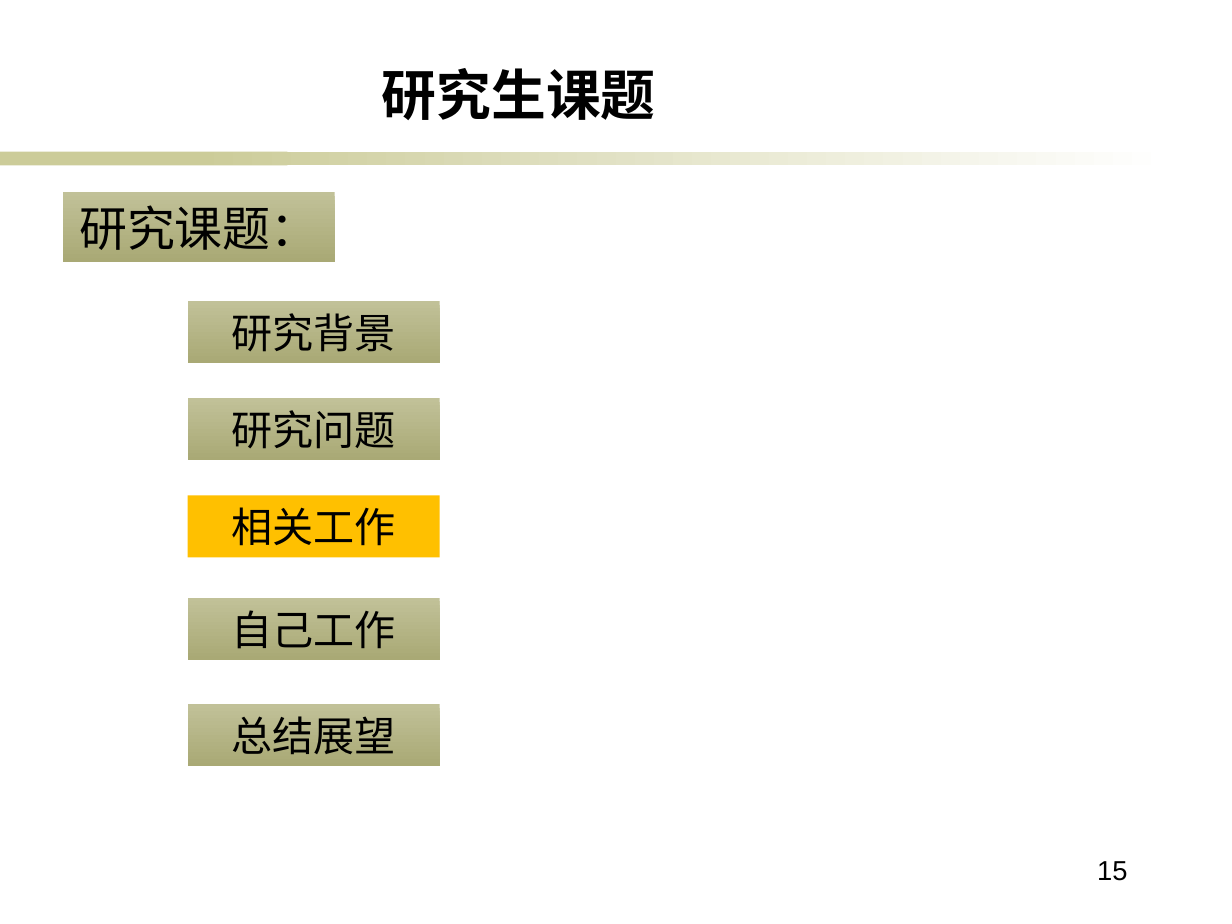
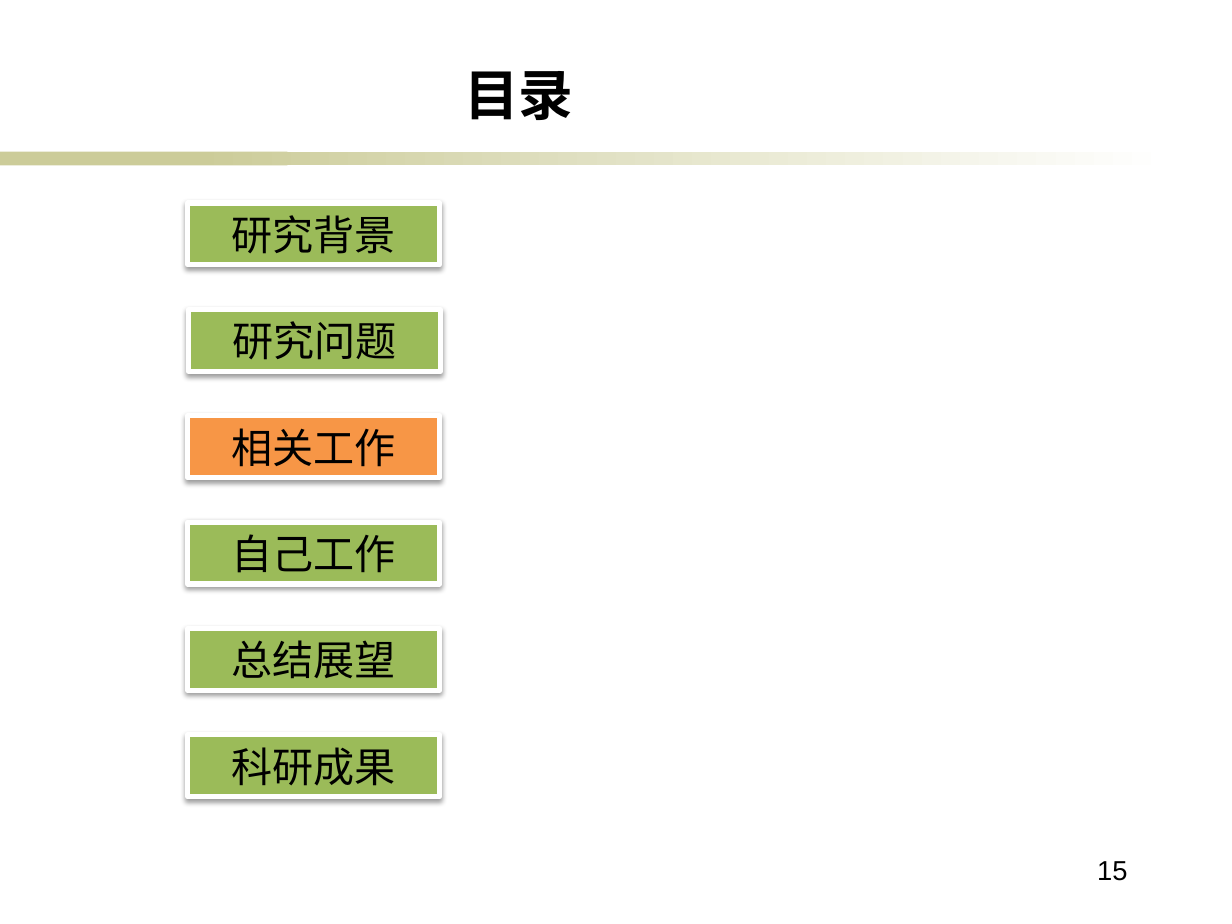
Before and after one commit to ericsonyc/paper, a slide deck: slide 15 of 毕业答辩.pptx. Drawn at 1232x924 pixels with LibreOffice and Linux fonts; fonts in the diff are those of the drawing; background and template pictures are left out. Boxes give left, top, right and bottom in pixels: in the first picture for what was removed or moved away, otherwise in the second. Text is boxed around its words. In the diff, an @@ line names an element or a change of style, - is before the commit and + after.

```diff
--- a/毕业答辩.pptx
+++ b/毕业答辩.pptx
@@ text at [464, 71, 574, 120]: text changed @@
-研究生课题
+目录
@@ rectangle removed at [63, 192, 334, 262] @@
-研究课题：
@@ fill gradient #C1C198 to #A9A975 to #9BBB59; outline none to #FFFFFF 3 pt; shadow on in 4 elements at [187, 522, 440, 584], [187, 628, 440, 690], [188, 309, 441, 371], [187, 203, 440, 265] @@
@@ rectangle "研究背景": place and size @@
-rectangle "研究背景" at [187, 301, 440, 362]
+rectangle "研究背景" at [187, 203, 440, 265]
@@ rectangle "研究问题": place and size @@
-rectangle "研究问题" at [187, 398, 440, 460]
+rectangle "研究问题" at [188, 309, 441, 371]
@@ rectangle "相关工作": place and size @@
-rectangle "相关工作" at [187, 495, 440, 557]
+rectangle "相关工作" at [187, 416, 440, 478]
@@ rectangle "相关工作" at [187, 416, 440, 478]: fill #FFC000 to #F79646; outline none to #FFFFFF 3 pt; shadow on @@
@@ rectangle "自己工作": place and size @@
-rectangle "自己工作" at [187, 598, 440, 659]
+rectangle "自己工作" at [187, 522, 440, 584]
@@ rectangle "总结展望": place and size @@
-rectangle "总结展望" at [187, 705, 440, 766]
+rectangle "总结展望" at [187, 628, 440, 690]
@@ rectangle added at [187, 734, 440, 796], fill #9BBB59, outline #FFFFFF 3 pt, 24 pt, text #000000 @@
+科研成果
```
Also in this commit, not shown: 9 other slides changed, 1 slide added.
